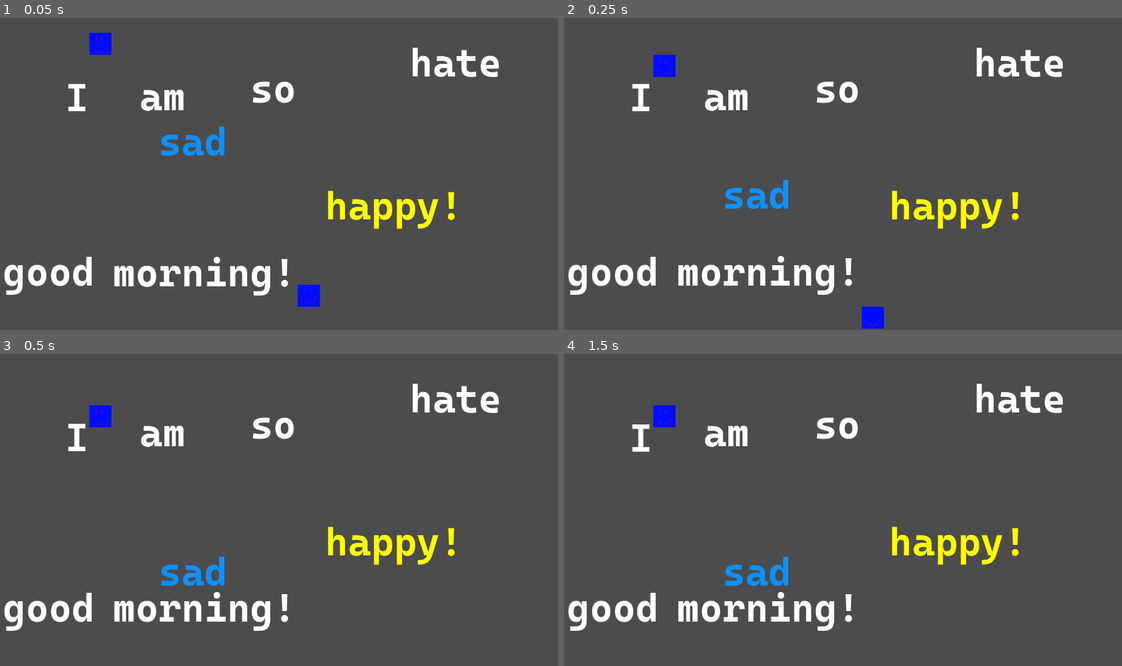
Above: before the commit, frames 1-4 (two rows, left to right).
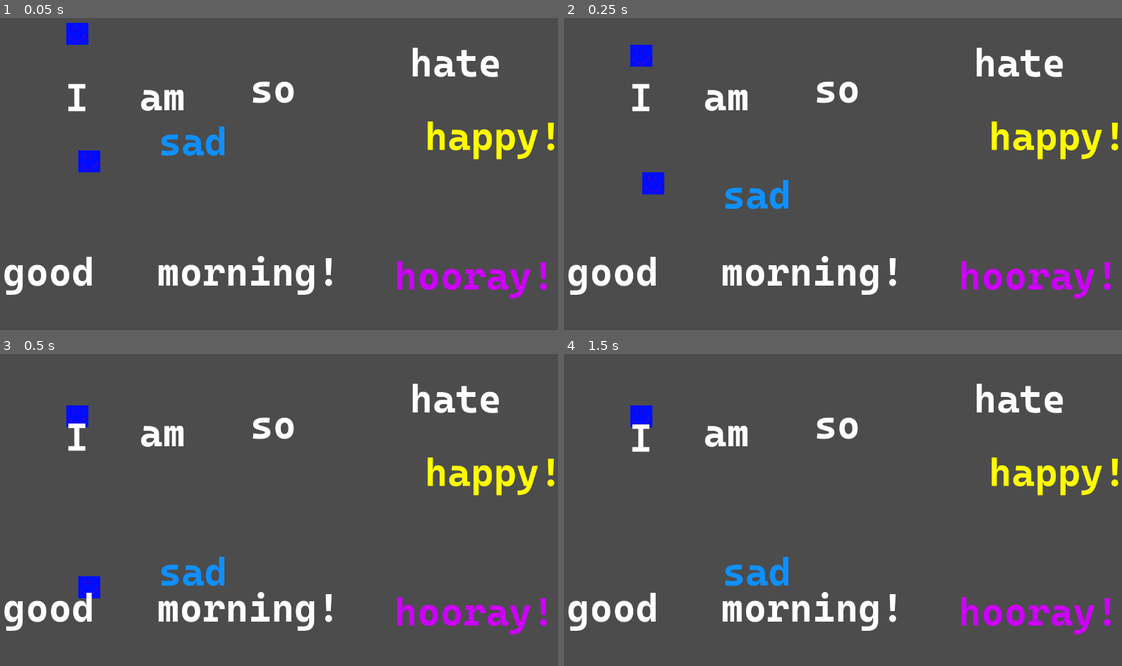
Above: after the commit, the same moments.

Repository: NitroGuy10/Chillennium2023
Game: Godot game, scene res://assets/Levels/Test_Level.tscn
The game is run twice, just before and just after one commit, with the same random seed, the same clock (stepped at 60 frames per second) and the same inputs.
Inputs:
- Up to frame 1 (0.05 s): no input
- Up to frame 2 (0.25 s): no input
- Up to frame 3 (0.5 s): no input
- Up to frame 4 (1.5 s): hold Right (ui_right) from 0.53 s (still down); tap Shift (dash, bound only after the commit) at 0.6 s; tap Up (ui_up) at 0.77, 0.8, 1.07, 1.35 s

The runs differ from the first frame. In frame 1, 5.8% of the frame differs, in the area x 11-100%, y 1-93%; in frame 2, 5.8%, in the area x 11-100%, y 8-100%; in frame 3, 5.5%; in frame 4, 5.2%.

Commit message:
Dash platform

Diff:
--- a/assets/Levels/Test_Level.tscn
+++ b/assets/Levels/Test_Level.tscn
@@ -9,16 +9,16 @@
 [node name="Test_Level" type="Node2D"]
 
 [node name="Player" parent="." instance=ExtResource( 1 )]
-position = Vector2( 712, 639 )
+position = Vector2( 217, 334 )
 scale = Vector2( 0.5, 0.5 )
 
 [node name="Player2" parent="." instance=ExtResource( 1 )]
-position = Vector2( 242, 67 )
+position = Vector2( 190, 44 )
 scale = Vector2( 0.5, 0.5 )
 isPlayer2 = true
 
 [node name="WordPlatformInteractable4" parent="." instance=ExtResource( 4 )]
-position = Vector2( 756, 427 )
+position = Vector2( 982, 269 )
 __meta__ = {
 "_edit_group_": true
 }
@@ -85,8 +85,19 @@
 textString = "good"
 
 [node name="WordPlatformInteractable6" parent="." instance=ExtResource( 4 )]
-position = Vector2( 274, 577 )
+position = Vector2( 374, 577 )
 textString = "morning!"
+
+[node name="WordPlatformInteractable7" parent="." instance=ExtResource( 4 )]
+position = Vector2( 913, 586 )
+textString = "hooray!"
+
+[node name="RichTextLabel" parent="WordPlatformInteractable7/WordPlatformText" index="0"]
+custom_colors/default_color = Color( 0.803922, 0, 1, 1 )
+
+[node name="Area2D" parent="WordPlatformInteractable7/CollisionStuff" index="0"]
+impartEmotion = true
+emotion = "excited"
 
 [editable path="WordPlatformInteractable4"]
 [editable path="WordPlatformInteractable4/WordPlatformText"]
@@ -95,3 +106,5 @@
 [editable path="WordPlatformBreak"]
 [editable path="WordPlatformBreak/WordPlatformInteractable"]
 [editable path="WordPlatformBreak/WordPlatformInteractable/WordPlatformText"]
+[editable path="WordPlatformInteractable7"]
+[editable path="WordPlatformInteractable7/WordPlatformText"]
--- a/assets/Objects/Player.tscn
+++ b/assets/Objects/Player.tscn
@@ -27,7 +27,7 @@
 [node name="AnimatedSprite" type="AnimatedSprite" parent="PlayerKinematicBody2D"]
 frames = SubResource( 1 )
 
-[node name="CPUParticles2D" type="CPUParticles2D" parent="PlayerKinematicBody2D"]
+[node name="HappyParticles" type="CPUParticles2D" parent="PlayerKinematicBody2D"]
 emitting = false
 texture = ExtResource( 4 )
 emission_shape = 2
@@ -37,6 +37,19 @@
 gravity = Vector2( 0, 0 )
 initial_velocity = 88.0
 scale_amount = 0.04
+color = Color( 0.921569, 1, 0, 1 )
+
+[node name="DashParticles" type="CPUParticles2D" parent="PlayerKinematicBody2D"]
+emitting = false
+texture = ExtResource( 4 )
+emission_shape = 2
+emission_rect_extents = Vector2( 20, 20 )
+direction = Vector2( 0, 0 )
+spread = 180.0
+gravity = Vector2( 0, 0 )
+initial_velocity = 88.0
+scale_amount = 0.04
+color = Color( 0.803922, 0, 1, 1 )
 
 [node name="CollisionShape2D" type="CollisionShape2D" parent="PlayerKinematicBody2D"]
 shape = SubResource( 2 )
--- a/assets/Objects/PlayerMovement.gd
+++ b/assets/Objects/PlayerMovement.gd
@@ -7,10 +7,13 @@
 var isPlayer2 = false
 
 var jumpvelocity = 800.0
+var dashvelocity = 1000.0
+var dashHorizScalar = 2.5
 var happyJumpVelocity = 1200.0
 var walkspeed = 100.0
 var horizontal_damping = 0.8
 var gravityscale = 1600.0
+var canDash = false
 
 var currentEmotion = "none"
 
@@ -26,9 +29,14 @@
 # Called every frame. 'delta' is the elapsed time since the previous frame.
 func _process(delta):
 	if currentEmotion == "happy":
-		$CPUParticles2D.emitting = true
+		$HappyParticles.emitting = true
 	else:
-		$CPUParticles2D.emitting = false
+		$HappyParticles.emitting = false
+
+	if currentEmotion == "excited" and canDash:
+		$DashParticles.emitting = true
+	else:
+		$DashParticles.emitting = false
 
 
 func is_pressed_for_me(key_name: String):
@@ -36,6 +44,12 @@
 		return Input.is_action_pressed(key_name + "_p2")
 	else:
 		return Input.is_action_pressed(key_name)
+
+func is_just_pressed_for_me(key_name: String):
+	if isPlayer2:
+		return Input.is_action_just_pressed(key_name + "_p2")
+	else:
+		return Input.is_action_just_pressed(key_name)
 
 func _physics_process(delta):
 	if is_pressed_for_me("ui_left"):
@@ -47,6 +61,8 @@
 
 
 	if is_on_floor():
+		if currentEmotion == "excited":
+			canDash = true
 		if is_pressed_for_me("ui_up"):
 			if currentEmotion == "happy":
 				velocity.y = -happyJumpVelocity
@@ -56,5 +72,18 @@
 			velocity.y = 0
 	else:
 		velocity.y += gravityscale * delta
+		if canDash and is_pressed_for_me("dash"):
+			canDash = false
+			if is_pressed_for_me("ui_up"):
+				velocity.y = -dashvelocity
+			elif is_pressed_for_me("ui_down"):
+				velocity.y = dashvelocity
+			elif is_pressed_for_me("ui_left"):
+				velocity.x = -dashvelocity * dashHorizScalar
+			elif is_pressed_for_me("ui_right"):
+				velocity.x = dashvelocity * dashHorizScalar
+			else:
+				canDash = true
+
 
 	move_and_slide(velocity, Vector2.UP)
--- a/project.godot
+++ b/project.godot
@@ -66,6 +66,16 @@
 "events": [ Object(InputEventKey,"resource_local_to_scene":false,"resource_name":"","device":0,"alt":false,"shift":false,"control":false,"meta":false,"command":false,"pressed":false,"scancode":87,"physical_scancode":0,"unicode":0,"echo":false,"script":null)
  ]
 }
+dash={
+"deadzone": 0.5,
+"events": [ Object(InputEventKey,"resource_local_to_scene":false,"resource_name":"","device":0,"alt":false,"shift":false,"control":false,"meta":false,"command":false,"pressed":false,"scancode":16777237,"physical_scancode":0,"unicode":0,"echo":false,"script":null)
+ ]
+}
+dash_p2={
+"deadzone": 0.5,
+"events": [ Object(InputEventKey,"resource_local_to_scene":false,"resource_name":"","device":0,"alt":false,"shift":false,"control":false,"meta":false,"command":false,"pressed":false,"scancode":32,"physical_scancode":0,"unicode":0,"echo":false,"script":null)
+ ]
+}
 
 [physics]
 
Binary file changed: assets/Sprites/temp_platform.png
Not shown, added: .DS_Store
Not shown, added: assets/.DS_Store
